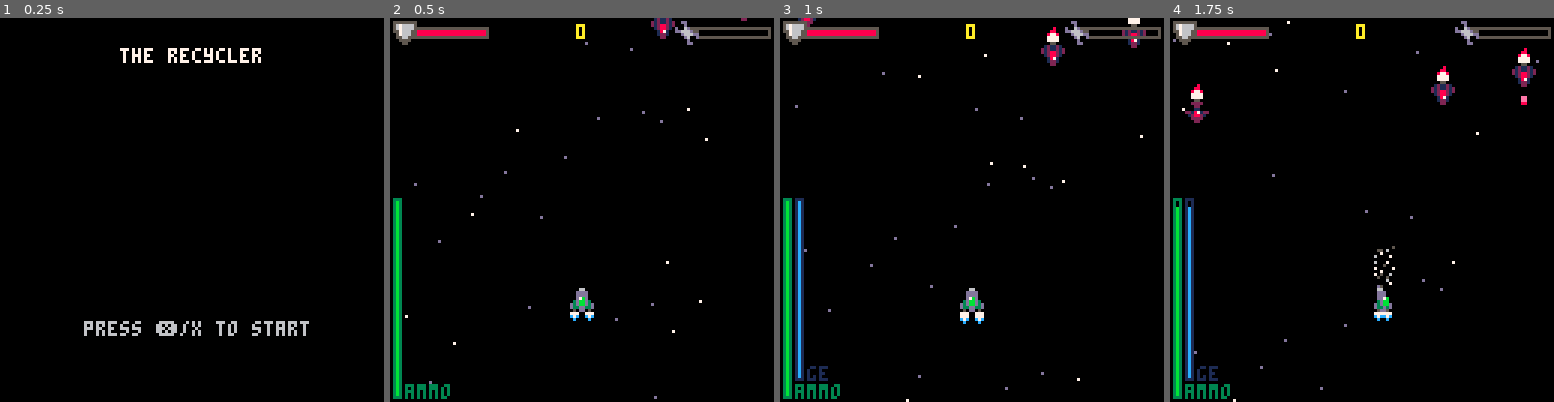
Above: before the commit, frames 1-4 (left to right).
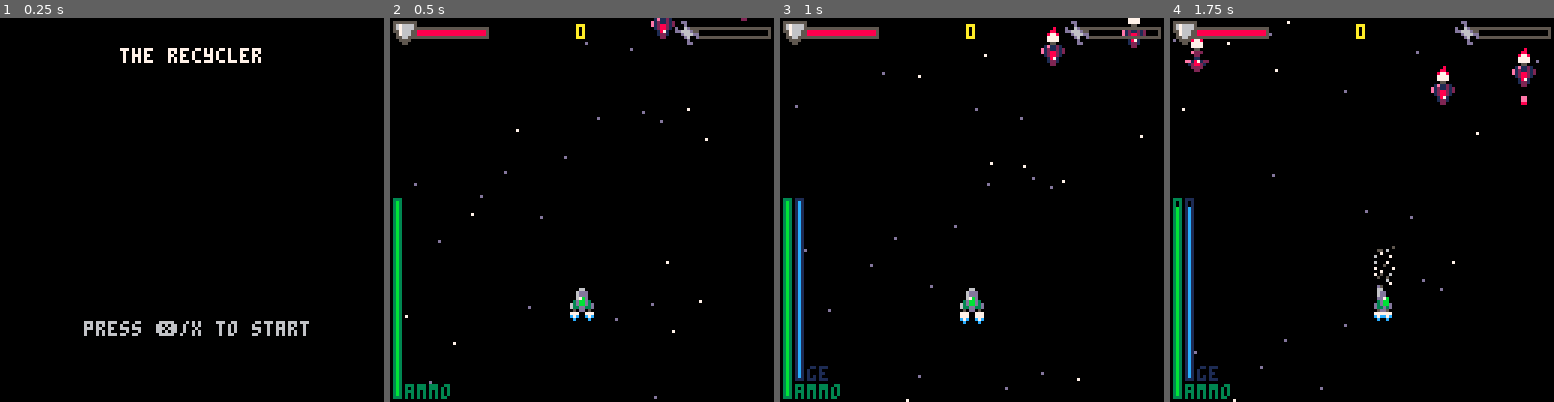
Above: after the commit, the same moments.

Repository: Sreaz0ne/the-recycler-p8
Game: PICO-8 cartridge the_recycler.p8
Two runs of this game, one before a commit and one after it. Both use one fixed random seed, a clock stepped at 60 frames per second and the inputs below.
Inputs:
- Up to frame 1 (0.25 s): no input
- Up to frame 2 (0.5 s): tap X (X key) at 0.33 s
- Up to frame 3 (1 s): tap O (Z key) at 0.7 s
- Up to frame 4 (1.75 s): tap X (X key) at 1.07 s; hold Right from 1.6 s (still down); tap O (Z key) at 1.7 s

Frame 1 is identical in both runs. In frame 2, less than 0.1% of the frame differs, in the area x 46-71%, y 0-76%; in frame 3, 0.1%; in frame 4, 0.6%, in the area x 3-92%, y 5-73%.

Commit message:
Enemy bomb can explode

Diff:
--- a/the_recycler.p8
+++ b/the_recycler.p8
@@ -149,9 +149,7 @@
 	--vacuum cleaner
 	drw_vcm()
 	--bullets
-	for b in all(bullets) do
-		spr(b.sprt,b.x,b.y)
-	end
+	drw_bullets()
 	--** hud **
 	drw_hud()
 	--upgrade menu
@@ -429,7 +427,7 @@
 		})
 	elseif r>=85
 	and r<100 then
-		e.speed=0.7
+		e.speed=0.5
 		e.hp=4
 		e.sprt=35
 		e.scre=200
@@ -518,32 +516,44 @@
 			sprt=48,
 			box={x1=3,x2=4,y1=0,y2=2},
 			speed=2.5,
-			ammo=1
+			ammo=1,
+			angl=180
 		}
 	elseif sprt==49 then
 		b={
 			btype="e",
 			sprt=49,
 			box={x1=3,x2=4,y1=5,y2=7},
-			speed=-0.6,
-			ammo=2
+			speed=0.6,
+			ammo=2,
+			angl=0
 		}
 	elseif sprt==54 then
 		b={
 			btype="e",
 			sprt=54,
 			box={x1=2,x2=5,y1=4,y2=7},
-			speed=-0.7,
-			ammo=4
+			speed=0.7,
+			ammo=4,
+			angl=0
 		}
 	elseif sprt==55 then
 		b={
 			btype="b",
 			sprt=55,
 			box={x1=2,x2=5,y1=2,y2=5},
-			speed=-0.05,
+			speed=0.05,
 			ammo=10,
-			time_2_expld=5
+			time_2_expld=240,
+			angl=0
+		}
+	elseif sprt==56 then
+		b={
+			btype="e",
+			sprt=56,
+			box={x1=2,x2=5,y1=2,y2=5},
+			speed=0.6,
+			ammo=1
 		}
 	end
 	return b
@@ -558,8 +568,10 @@
 			speed=g.b.speed,
 			box=g.b.box,
 			sprt=g.b.sprt,
-			ammo=g.b.ammo
-		}
+			ammo=g.b.ammo,
+			angl=g.b.angl
+		}
+		if (g.b.btype=="b") bullet.time_2_expld=g.b.time_2_expld
 		add(bullets, bullet)
 		if (g.b.btype=="p") s.ammo-=g.b.ammo
 	end
@@ -569,7 +581,8 @@
 
 function updt_bullets()
 	for b in all(bullets) do
-		b.y-=b.speed
+		b.x += b.speed * sin(b.angl/360)
+ 	b.y += b.speed * cos(b.angl/360)
 		if b.y < -7
 		or b.y > 135 then
 			del(bullets,b)
@@ -593,7 +606,10 @@
 			end
 
 			if b.btype=="b" then
-
+				b.time_2_expld-=1
+				if b.time_2_expld<=0 then
+					expld_bomb(b)
+				end
 			end
 
 			if coll(b,vcm)
@@ -614,6 +630,41 @@
 	for b in all(bullets) do
 		if (b.btype=="p") return 1
 		return 0
+	end
+end
+
+function expld_bomb(b)
+	bb=get_btype(56)
+	local angle=0
+	for i=1,12 do
+		local bullet={
+				btype=bb.btype,
+				x=b.x,
+				y=b.y,
+				speed=bb.speed,
+				box=bb.box,
+				sprt=bb.sprt,
+				ammo=bb.ammo,
+				angl=angle
+			}
+			add(bullets, bullet)
+			angle+=30
+	end
+	del(bullets,b)
+end
+
+function drw_bullets()
+	for b in all(bullets) do
+			if b.btype=="b"
+				  and sin(b.time_2_expld/30)<0.1
+				  and b.time_2_expld>60 then
+				  pal(10,9)
+			elseif b.btype=="b"
+		 and b.time_2_expld<=60 then
+		 	pal(10,8)
+			end
+			spr(b.sprt,b.x,b.y)
+			pal()
 	end
 end
 -->8
@@ -1066,12 +1117,12 @@
 end
 __gfx__
 00066000000066000066000000000000000000000000000000000000000000000000000000000000000000000000000000000000000000000000000000000000
-00dddd00000ddd0000ddd00000000000000000000000000000000000000000000000000000000000000000000000000000000000000000000000000000000000
-00dddd00000ddd0000ddd00000000000000000000000000000000000000000000000000000000000000000000000000000000000000000000000000000000000
-00d7bd0000b7dd0000dd7b0000000000000000000000000000000000000000000000000000000000000000000000000000000000000000000000000000000000
+006ddd00000dd600006dd00000000000000000000000000000000000000000000000000000000000000000000000000000000000000000000000000000000000
+006ddd00000dd600006dd00000000000000000000000000000000000000000000000000000000000000000000000000000000000000000000000000000000000
+0067bd0000b7dd0000dd7b0000000000000000000000000000000000000000000000000000000000000000000000000000000000000000000000000000000000
 03dbbd3000bbd300003dbb0000000000000000000000000000000000000000000000000000000000000000000000000000000000000000000000000000000000
-d3dbbd3d0dbbd3d00d3dbbd000000000000000000000000000000000000000000000000000000000000000000000000000000000000000000000000000000000
-d33dd33d0d3d33d00d33d3d000000000000000000000000000000000000000000000000000000000000000000000000000000000000000000000000000000000
+63dbbd3d0dbbd3d00d3dbbd000000000000000000000000000000000000000000000000000000000000000000000000000000000000000000000000000000000
+633dd33d0d3d33d00d33d3d000000000000000000000000000000000000000000000000000000000000000000000000000000000000000000000000000000000
 050dd050005dd500005dd50000000000000000000000000000000000000000000000000000000000000000000000000000000000000000000000000000000000
 777007777770077777700777c7c00c7c0777777007777770077777700c7cc7c00000000000000000000000000000000000000000000000000000000000000000
 c7c00c7c77700777c7c00c7c0c0000c00c7cc7c0077777700c7cc7c000c00c000000000000000000000000000000000000000000000000000000000000000000
@@ -1081,19 +1132,19 @@
 00000000000000000000000000000000000000000000000000000000000000000008800000877800000880000000800000000000000000000000000000000000
 00000000000000000000000000000000000000000000000000000000000000000087780000777700008778000008800000000000000000000000000000000000
 00000000000000000000000000000000000000000000000000000000000000000077770000777700007777000087780000000000000000000000000000000000
-00055000000550002005500200055000000000000000000000000000000000000000000000000000000000000000000000000000000000000000000000000000
-01211210002222002122221200222200000000000000000000000000000000000000000000000000000000000000000000000000000000000000000000000000
-21211212021781202118711200022000000000000000000000000000000000000000000000000000000000000000000000000000000000000000000000000000
-21288212212882120018810000011000000000000000000000000000000000000000000000000000000000000000000000000000000000000000000000000000
-01288210212222120018810022187122000000000000000000000000000000000000000000000000000000000000000000000000000000000000000000000000
-00187100211001120012210001288210000000000000000000000000000000000000000000000000000000000000000000000000000000000000000000000000
-00122100021001200022220000222200000000000000000000000000000000000000000000000000000000000000000000000000000000000000000000000000
-000220000200002000dddd0000022000000000000000000000000000000000000000000000000000000000000000000000000000000000000000000000000000
+0005500000055000e005500200055000000000000000000000000000000000000000000000000000000000000000000000000000000000000000000000000000
+01e1121000e22200e1e2221200e22200000000000000000000000000000000000000000000000000000000000000000000000000000000000000000000000000
+e12112120e178120e118711200022000000000000000000000000000000000000000000000000000000000000000000000000000000000000000000000000000
+e1288212e12882120018810000011000000000000000000000000000000000000000000000000000000000000000000000000000000000000000000000000000
+01288210e122221200188100ee187122000000000000000000000000000000000000000000000000000000000000000000000000000000000000000000000000
+00187100e11001120012210001288210000000000000000000000000000000000000000000000000000000000000000000000000000000000000000000000000
+001221000e10012000e2220000222200000000000000000000000000000000000000000000000000000000000000000000000000000000000000000000000000
+000220000e00002000dddd0000022000000000000000000000000000000000000000000000000000000000000000000000000000000000000000000000000000
 00033000000000005555555500dd000005650065d600000000000000000000000000000000000000000000000000000000000000000000000000000000000000
 000bb0000000000056766665000d00000056006660033d0000000000000000000000000000000000000000000000000000000000000000000000000000000000
-000bb0000000000056766665d006d555000005550063b66000000000000550000000000000000000000000000000000000000000000000000000000000000000
-000000000000000055766655dd666d55565000000333b6d600088000005a9500000e800000000000000000000000000000000000000000000000000000000000
-00000000000000000576665000d666dd5660005003bbbbbd008e88000059a5000008800000000000000000000000000000000000000000000000000000000000
+000bb0000000000056766665d006d555000005550063b66000000000000660000000000000000000000000000000000000000000000000000000000000000000
+000000000000000055766655dd666d55565000000333b6d600088000006aa500000e800000000000000000000000000000000000000000000000000000000000
+00000000000000000576665000d666dd5660005003bbbbbd008e8800006aa5000008800000000000000000000000000000000000000000000000000000000000
 00000000000ee00005566550000d600d057505500663b6d0008ee800000550000000000000000000000000000000000000000000000000000000000000000000
 00000000000ee000005555000000d000056606500063b60d008e8800000000000000000000000000000000000000000000000000000000000000000000000000
 0000000000088000000550000000dd00005505500000060600088000000000000000000000000000000000000000000000000000000000000000000000000000
